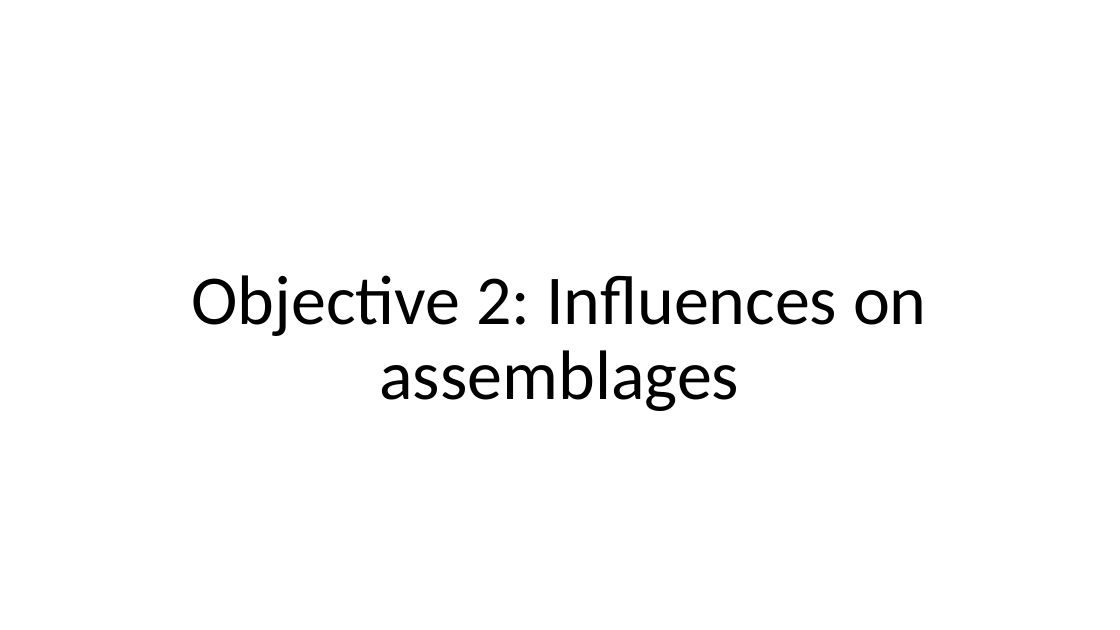
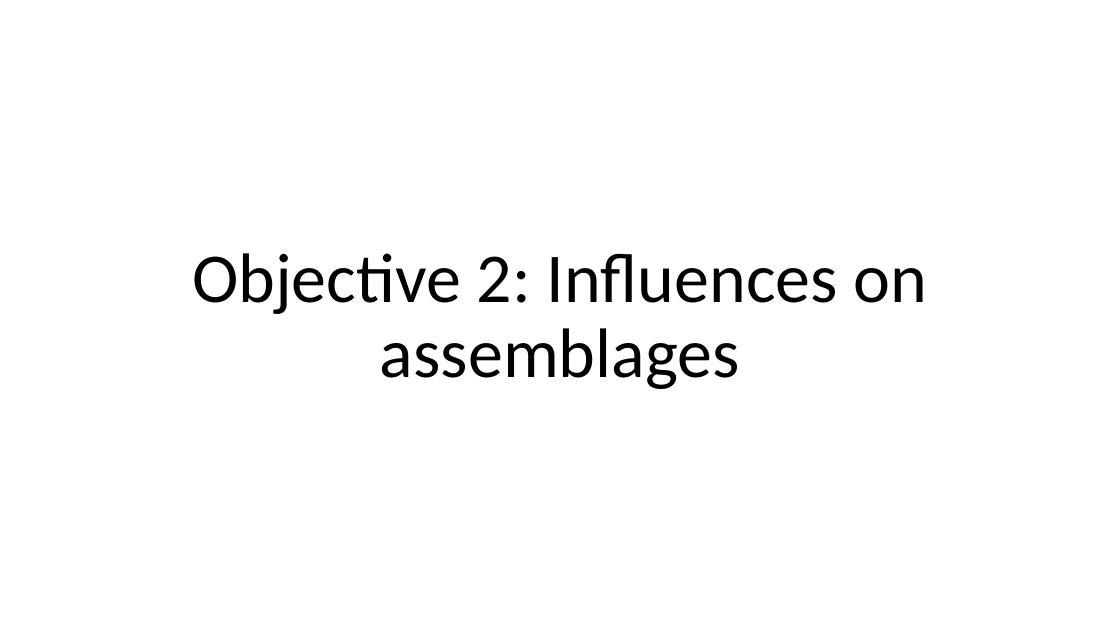
Before and after one commit to LukeABobay/larval-fish-community-analysis, a slide deck: slide 15 of PICES 2026 Presentation.pptx. Drawn at 1120x630 pixels with LibreOffice and Linux fonts; fonts in the diff are those of the drawing. Boxes give left, top, right and bottom in pixels: in the first picture for what was removed or moved away, otherwise in the second. Text is boxed around its words. In the diff, an @@ line names an element or a change of style, - is before the commit and + after.

```diff
--- a/PICES 2026 Presentation.pptx
+++ b/PICES 2026 Presentation.pptx
@@ title "Objective 2: Influences on assemblages": place and size @@
-title "Objective 2: Influences on assemblages" at [192, 275, 927, 411]
+title "Objective 2: Influences on assemblages" at [192, 253, 928, 389]
```
Also in this commit, not shown: 20 other slides changed, 1 slide added, 4 slides removed.
